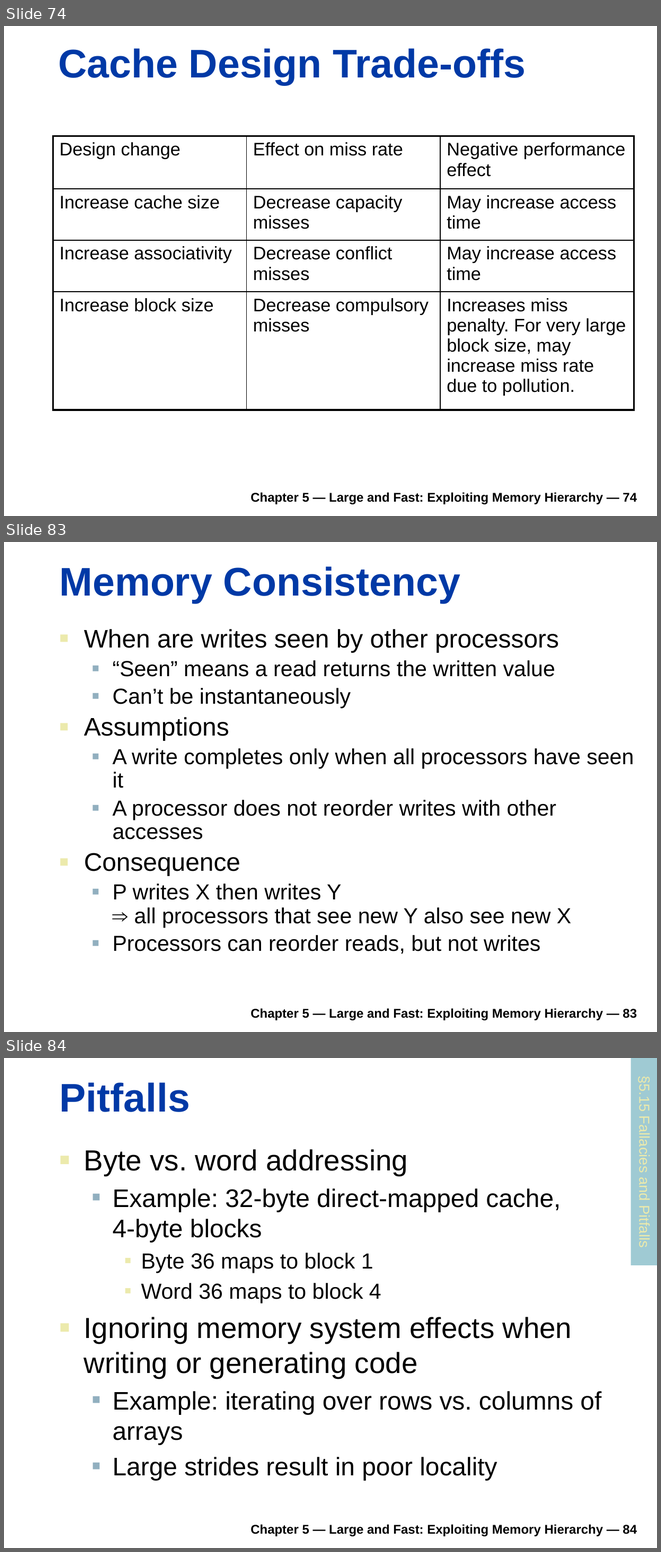
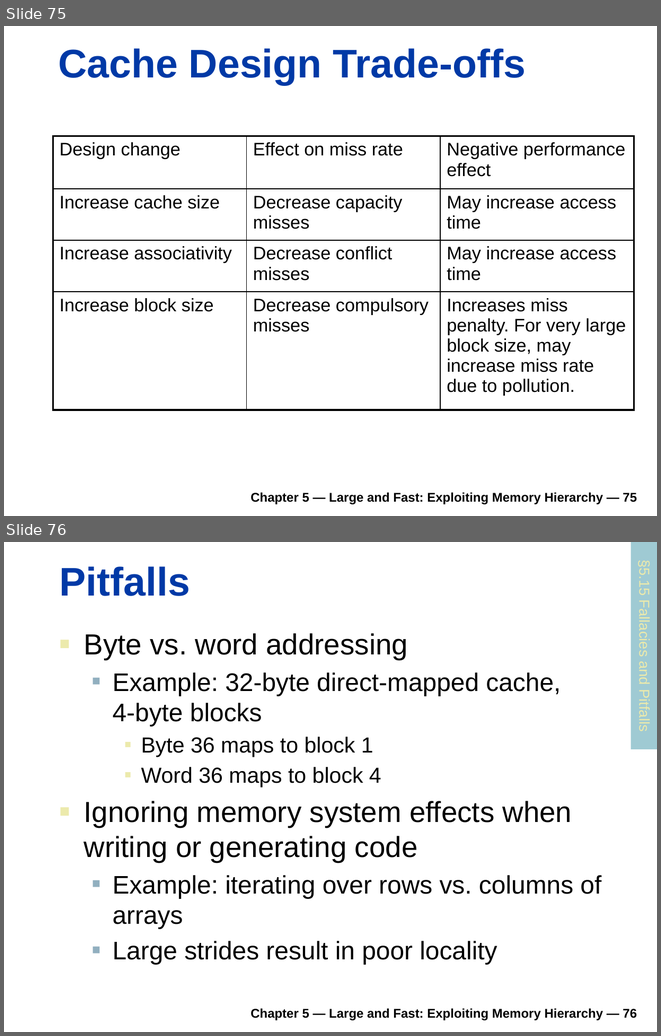
Before and after one commit to rifatshahriyar/rifatshahriyar.github.io, a slide deck: files/CSE305/CSE305_Chapter_5.pptx. Shown one above the other, each under a label of ours: slides 74, 83 and 84 before the commit, slides 75 and 76 after it; the slides between them are not shown. The pictures are 661x1552 and 661x1036 pixels, drawn with LibreOffice and Linux fonts; fonts in the diff are those of the drawing. Boxes give left, top, right and bottom in pixels: in the first picture for what was removed or moved away, otherwise in the second. Text is boxed around its words. In the diff, an @@ line names an element or a change of style, - is before the commit and + after.

Commit message:
CSE305 Chapter 5

```diff
--- a/files/CSE305/CSE305_Chapter_5.pptx
+++ b/files/CSE305/CSE305_Chapter_5.pptx
@@ slide 83 removed at [4, 542, 657, 1032], background #FFFFFF @@
@@ title removed at [60, 566, 460, 603] @@
-Memory Consistency
@@ text removed at [84, 629, 634, 954] @@
-■ When are writes seen by other processors
-  ■ “Seen” means a read returns the written value
-  ■ Can’t be instantaneously
-■ Assumptions
-  ■ A write completes only when all processors have seen it
-  ■ A processor does not reorder writes with other accesses
-■ Consequence
-  ■ P writes X then writes Y
-    ⇒ all processors that see new Y also see new X
-  ■ Processors can reorder reads, but not writes
@@ text removed at [250, 1008, 637, 1020] @@
-Chapter 5 — Large and Fast: Exploiting Memory Hierarchy — 83
@@ what was slide 74 is now slide 75 @@
@@ text at [250, 492, 637, 504]: text changed @@
-Chapter 5 — Large and Fast: Exploiting Memory Hierarchy — 74
+Chapter 5 — Large and Fast: Exploiting Memory Hierarchy — 75
@@ what was slide 84 is now slide 76 @@
@@ text at [250, 1008, 637, 1020]: text changed @@
-Chapter 5 — Large and Fast: Exploiting Memory Hierarchy — 84
+Chapter 5 — Large and Fast: Exploiting Memory Hierarchy — 76
```
Also in this commit, not shown: 2 slides changed, 1 slide added, 8 other slides removed, 2 other files.
